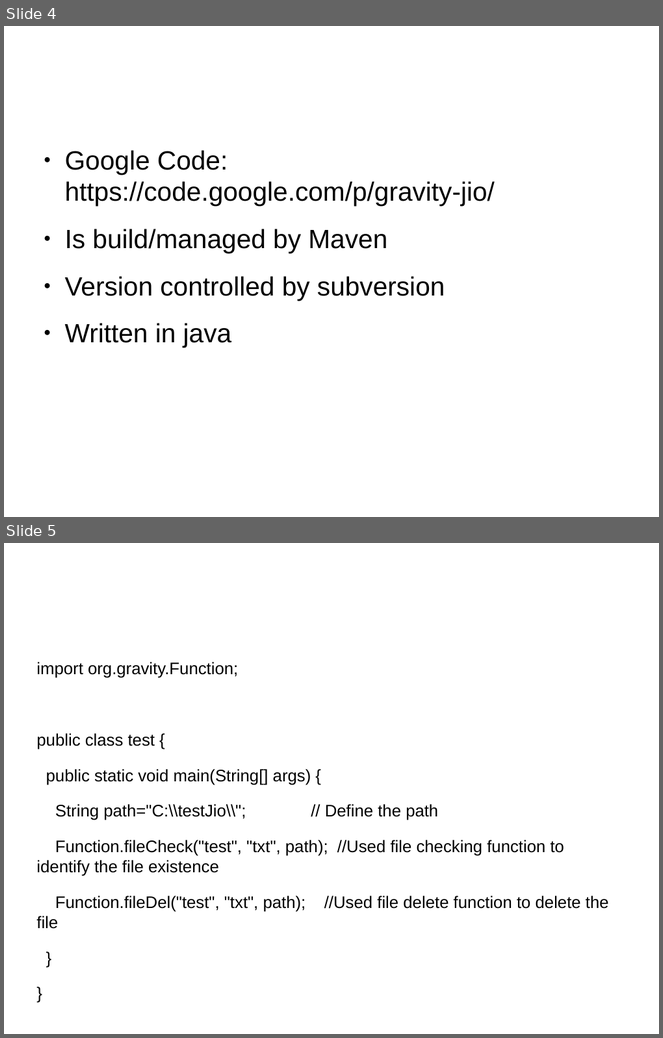
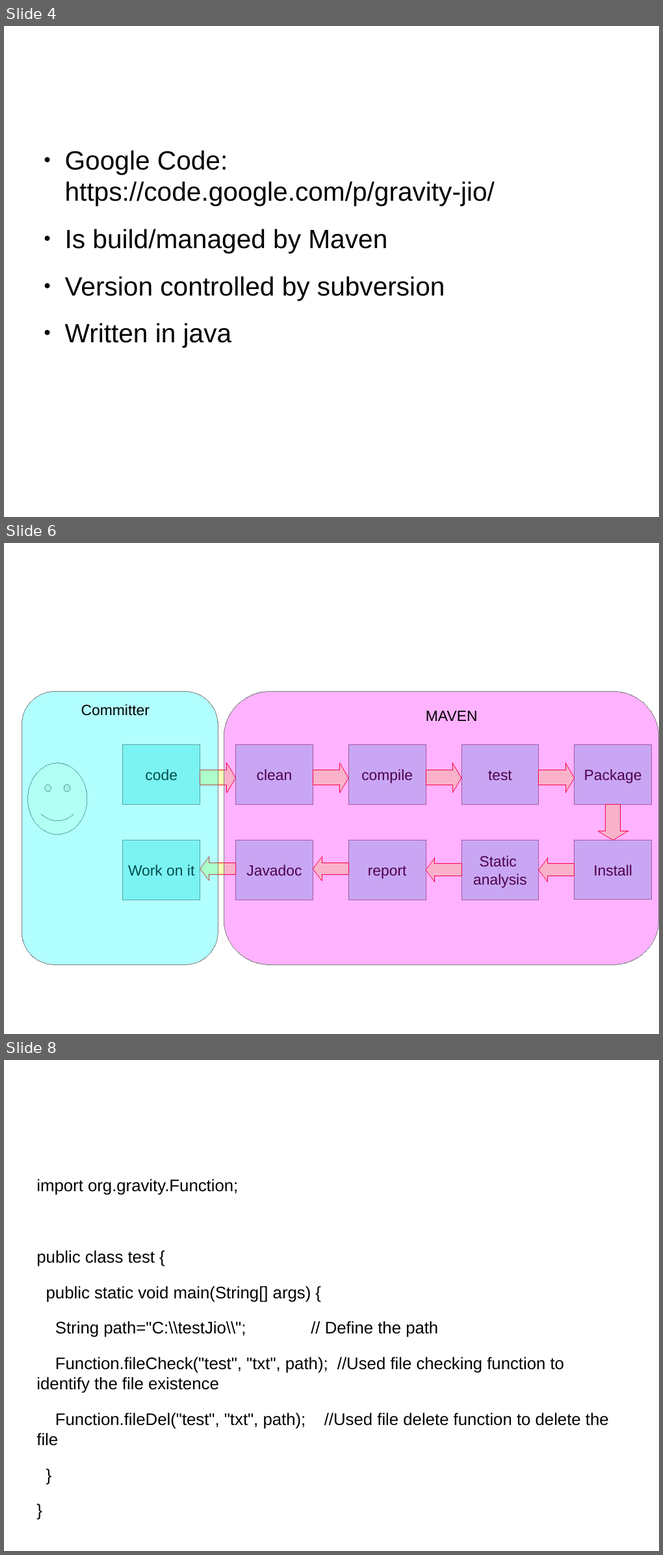
Before and after one commit to punchware/JIO-Library, a slide deck: wiki/Jiolib_presentation.odp. Shown one above the other, each under a label of ours: slides 4 and 5 before the commit, slides 4, 6 and 8 after it; the slides between them are not shown. The pictures are 663x1038 and 663x1555 pixels, drawn with LibreOffice and Linux fonts; fonts in the diff are those of the drawing; background and template pictures are left out. Boxes give left, top, right and bottom in pixels: in the first picture for what was removed or moved away, otherwise in the second. Text is boxed around its words. In the diff, an @@ line names an element or a change of style, - is before the commit and + after.

Commit message:
updated slide explaining maven

```diff
--- a/wiki/Jiolib_presentation.odp
+++ b/wiki/Jiolib_presentation.odp
@@ slide 6 added at <box>4,543,659,1034</box>, background picture (left out) @@
@@ title added at <box>36,563,627,614</box>, 51.9 pt, text #FFFFFF @@
+Build Lifecycle
@@ freeform shape added at <box>22,692,218,965</box>, fill #00FFFF at 30% opacity, outline #808080 0 pt @@
@@ rounded rectangle added at <box>224,692,659,965</box>, fill #FF00FF at 30% opacity, outline #808080 0 pt @@
@@ text added at <box>81,704,150,716</box>, 18 pt, text #000000 @@
+Committer
@@ text added at <box>426,711,478,721</box>, 18 pt, text #000000 @@
+MAVEN
@@ rectangle added at <box>123,745,200,804</box>, fill #00CCCC at 30% opacity, outline #808080 0 pt, 18 pt, text #000000 @@
+code
@@ rectangle added at <box>236,745,313,804</box>, fill #00CCCC at 30% opacity, outline #808080 0 pt, 18 pt, text #000000 @@
+clean
@@ rectangle added at <box>349,745,426,804</box>, fill #00CCCC at 30% opacity, outline #808080 0 pt, 18 pt, text #000000 @@
+compile
@@ rectangle added at <box>462,745,539,804</box>, fill #00CCCC at 30% opacity, outline #808080 0 pt, 18 pt, text #000000 @@
+test
@@ rectangle added at <box>575,745,652,804</box>, fill #00CCCC at 30% opacity, outline #808080 0 pt, 18 pt, text #000000 @@
+Package
@@ smiley face added at <box>28,763,87,835</box>, fill #FFFFCC at 30% opacity, outline #808080 0 pt @@
@@ right arrow added at <box>200,763,236,793</box>, fill #E6FF00 at 30% opacity, outline #FF0000 0 pt @@
@@ right arrow added at <box>313,763,349,793</box>, fill #E6FF00 at 30% opacity, outline #FF0000 0 pt @@
@@ right arrow added at <box>426,763,462,793</box>, fill #E6FF00 at 30% opacity, outline #FF0000 0 pt @@
@@ right arrow added at <box>539,763,575,793</box>, fill #E6FF00 at 30% opacity, outline #FF0000 0 pt @@
@@ down arrow added at <box>599,804,628,840</box>, fill #E6FF00 at 30% opacity, outline #FF0000 0 pt @@
@@ rectangle added at <box>123,841,200,901</box>, fill #00CCCC at 30% opacity, outline #808080 0 pt, 18 pt, text #000000 @@
+Work on it
@@ rectangle added at <box>236,841,313,901</box>, fill #00CCCC at 30% opacity, outline #808080 0 pt, 18 pt, text #000000 @@
+Javadoc
@@ rectangle added at <box>349,841,426,901</box>, fill #00CCCC at 30% opacity, outline #808080 0 pt, 18 pt, text #000000 @@
+report
@@ rectangle added at <box>462,841,539,901</box>, fill #00CCCC at 30% opacity, outline #808080 0 pt, 18 pt, text #000000 @@
+Static
+analysis
@@ rectangle added at <box>575,840,652,900</box>, fill #00CCCC at 30% opacity, outline #808080 0 pt, 18 pt, text #000000 @@
+Install
@@ left arrow added at <box>200,857,236,881</box>, fill #E6FF00 at 30% opacity, outline #FF0000 0 pt @@
@@ left arrow added at <box>313,857,349,881</box>, fill #E6FF00 at 30% opacity, outline #FF0000 0 pt @@
@@ left arrow added at <box>426,858,462,882</box>, fill #E6FF00 at 30% opacity, outline #FF0000 0 pt @@
@@ left arrow added at <box>539,858,575,882</box>, fill #E6FF00 at 30% opacity, outline #FF0000 0 pt @@
@@ what was slide 5 is now slide 8 @@
```
Also in this commit, not shown: 2 other slides added.
